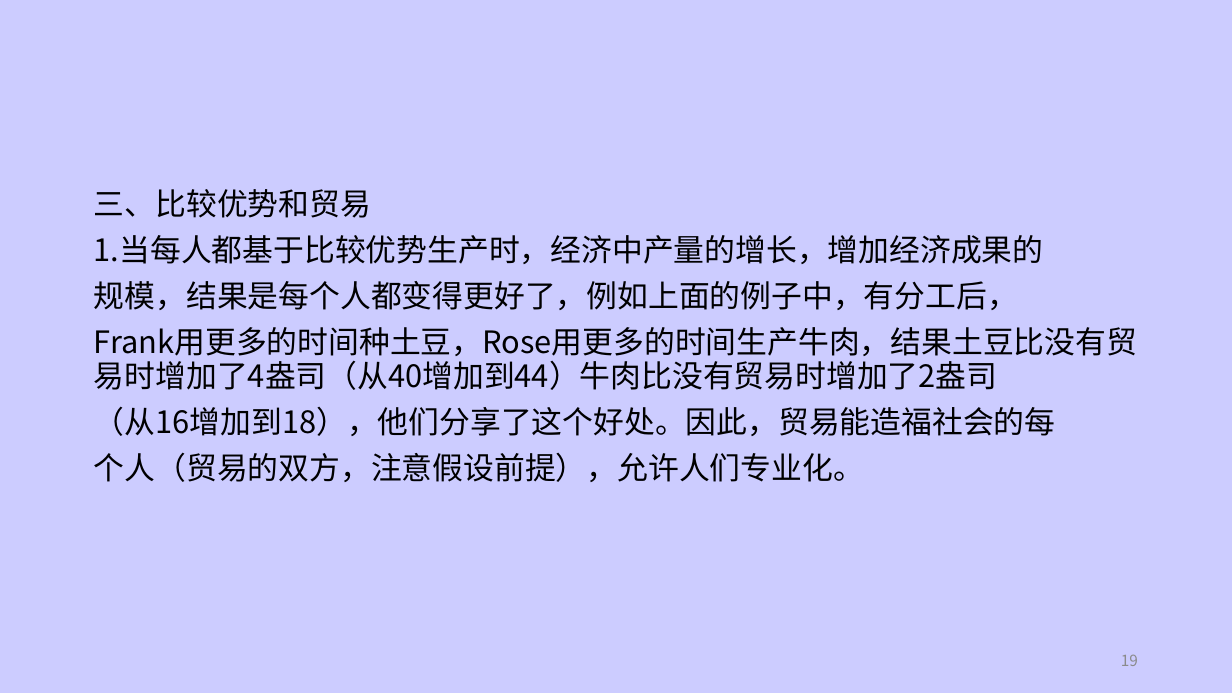
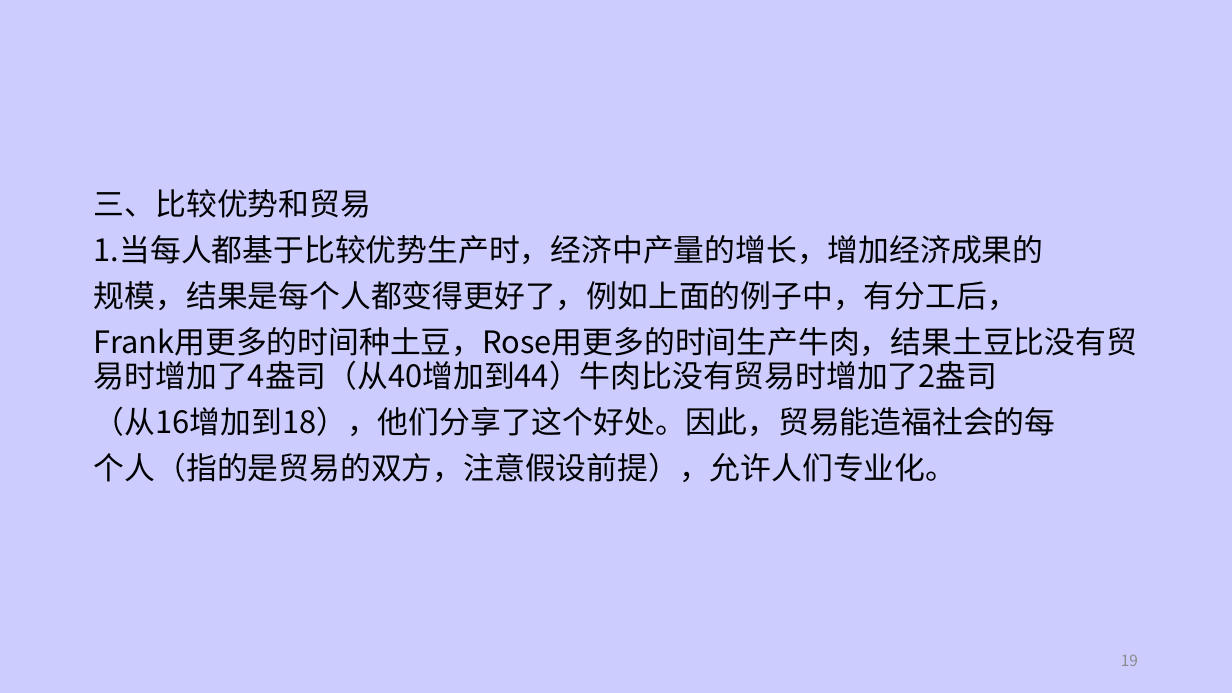
Before and after one commit to dhndzwxj/Teaching_assistant, a slide deck: slide 19 of 微观原理课件/第2章 相互依存性及贸易的好处1.pptx. Drawn at 1232x693 pixels with LibreOffice and Linux fonts; fonts in the diff are those of the drawing. Boxes give left, top, right and bottom in pixels: in the first picture for what was removed or moved away, otherwise in the second. Text is boxed around its words. In the diff, an @@ line names an element or a change of style, - is before the commit and + after.

```diff
--- a/微观原理课件/第2章 相互依存性及贸易的好处1.pptx
+++ b/微观原理课件/第2章 相互依存性及贸易的好处1.pptx
@@ text at [94, 452, 956, 482]: text changed @@
-个人（贸易的双方，注意假设前提），允许人们专业化。
+个人（指的是贸易的双方，注意假设前提），允许人们专业化。
```
Also in this commit, not shown: 6 other slides changed.
